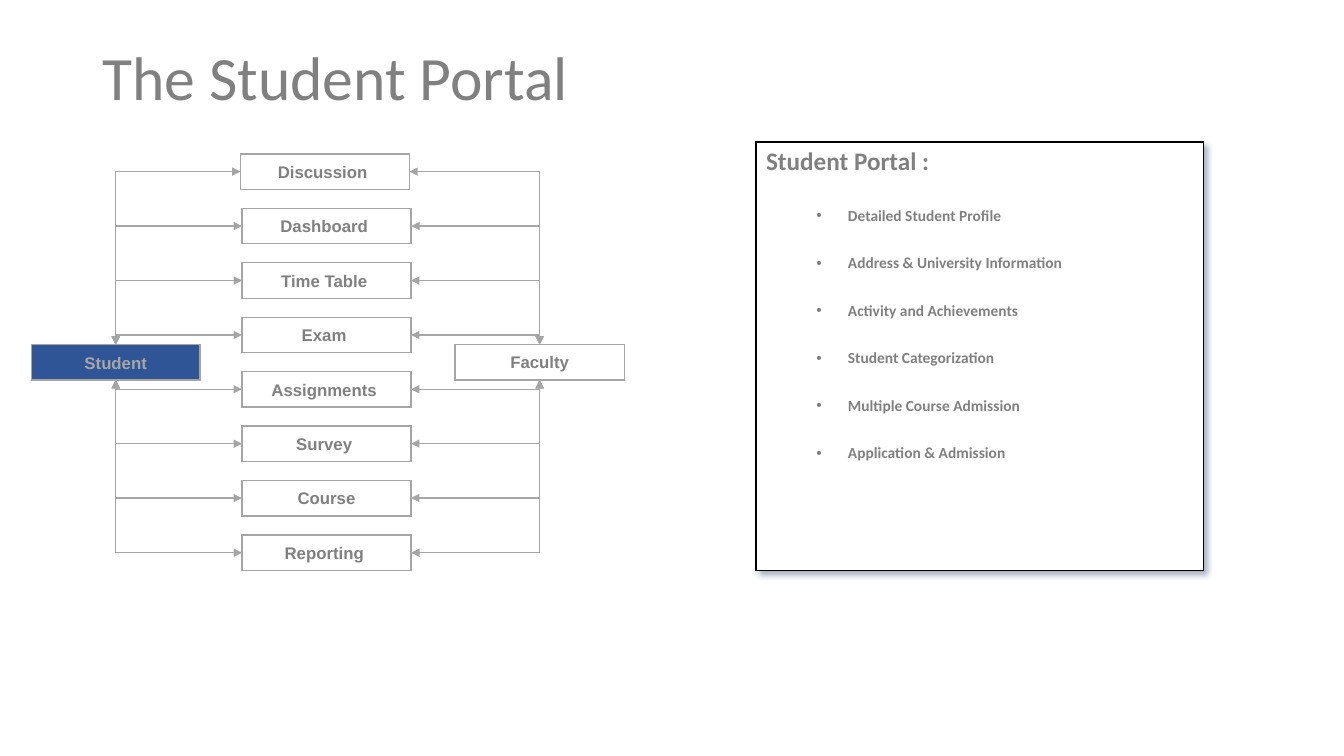
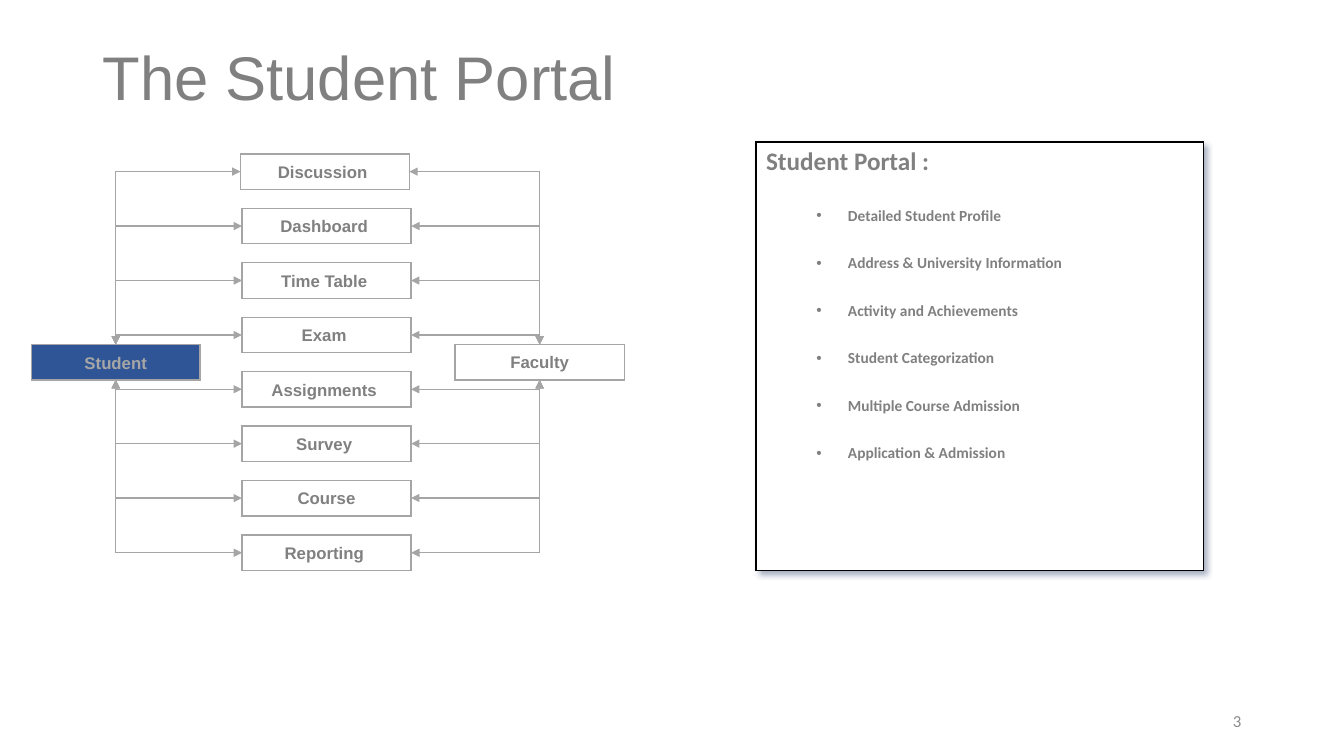
Before and after one commit to NarendranathPanda/uams, a slide deck: slide 3 of University Assignment Management System v0.1.pptx. Drawn at 1344x756 pixels with LibreOffice and Linux fonts; fonts in the diff are those of the drawing. Boxes give left, top, right and bottom in pixels: in the first picture for what was removed or moved away, otherwise in the second. Text is boxed around its words. In the diff, an @@ line names an element or a change of style, - is before the commit and + after.

```diff
--- a/University Assignment Management System v0.1.pptx
+++ b/University Assignment Management System v0.1.pptx
@@ title "The Student Portal" at bbox=[102, 55, 616, 101]: font Calibri to Arial @@
@@ page number added at bbox=[1233, 716, 1241, 727], 12 pt, text #8C8C8C @@
+3
```
Also in this commit, not shown: 11 other slides changed, 2 slides added, 1 slide removed, 8 other files.
